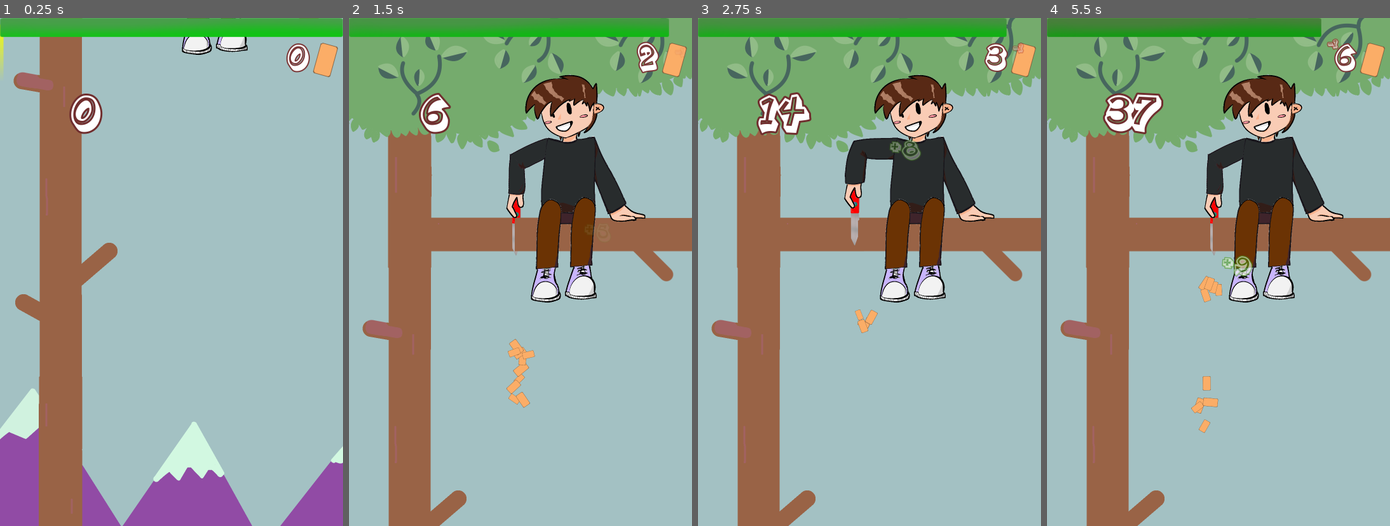
Above: before the commit, frames 1-4 (left to right).
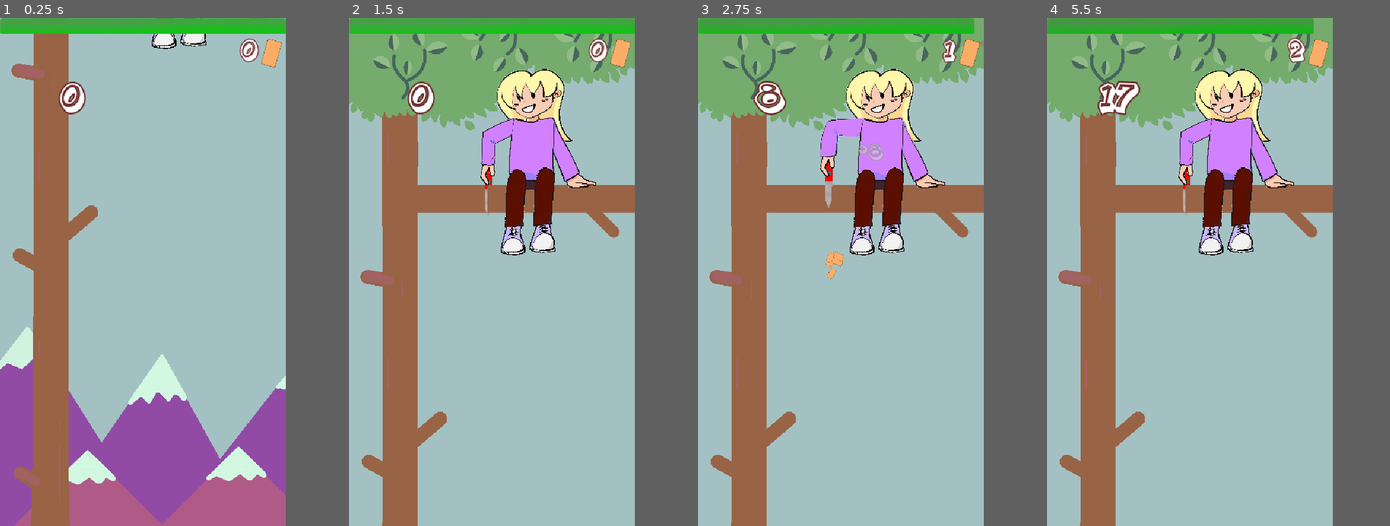
Above: after the commit, the same moments.

Repository: Combativ/SawTheWorld
Game: Godot game, scene res://scenes/main.tscn
Two runs of this game, one before a commit and one after it. Both use one fixed random seed, a clock stepped at 60 frames per second and the inputs below. Sound files missing from this copy of the repository are replaced by a short silence.
Inputs (mouse positions are in pixels of both pictures, inside the frame that each line leads up to):
- Up to frame 1 (0.25 s): no input
- Up to frame 2 (1.5 s): move the mouse to (595, 246) at 0.52 s; hold Right (ui_right) 0.53-1.28 s; move the mouse to (451, 297) at 1.27 s; hold Down (ui_down) from 1.28 s (still down)
- Up to frame 3 (2.75 s): move the mouse to (903, 160) at 2.02 s; release Down (ui_down) at 2.03 s; hold Right (ui_right) from 2.03 s (still down)
- Up to frame 4 (5.5 s): move the mouse to (1201, 373) at 2.77 s; release Right (ui_right) at 2.78 s; hold Up (ui_up) 2.78-3.53 s; move the mouse to (1321, 348) at 3.52 s; hold Left (ui_left) 3.53-5.03 s; move the mouse to (1115, 195) at 4.27 s; move the mouse to (1235, 272) at 5.02 s; hold Down (ui_down) from 5.03 s (still down)
In our replay, the window is 540x800 before the commit and 450x800 after it. These sizes can differ from the game's own. Grey fills any space a smaller window leaves; there, only what the larger window draws over its background counts as a difference.

The runs differ from the first frame. In frame 1, 26% of the frame differs, in the area x 0-100%, y 0-100%; in frame 2, 31%; in frame 3, 31%; in frame 4, 32%.

Commit message:
Update 0.8
The game now saves when closed with "quit" button

It's now compatible with PC again.

Prototype of game scaling for every aspect ratio added.

Diff:
--- /dev/null
+++ b/bpb game jam/2020/Saw The World Android (Project)/Autoload scripts/data.gd
@@ -0,0 +1,30 @@
+extends Node
+
+const FILE_NAME = "user://game-data.json"
+
+#Data that should be saved when app is closed
+var savedData = {
+	"Highscore": 0,
+	"Money": 0,
+	"WeaponLevel": 0,
+	"TreesKilled": 0,
+}
+
+func saveGame():
+	var file = File.new()
+	file.open(FILE_NAME, File.WRITE)
+	file.store_string(to_json(savedData))
+	file.close()
+
+func loadGame():
+	var file = File.new()
+	if file.file_exists(FILE_NAME):
+		file.open(FILE_NAME, File.READ)
+		var data = parse_json(file.get_as_text())
+		file.close()
+		if typeof(data) == TYPE_DICTIONARY:
+			savedData = data
+		else:
+			printerr("Corrupted data!")
+	else:
+		printerr("No saved data!")
--- a/bpb game jam/2020/Saw The World Android (Project)/script/global.gd
+++ b/bpb game jam/2020/Saw The World Android (Project)/Autoload scripts/global.gd
@@ -1,8 +1,5 @@
 extends Node
 
-###FOR ALL GAMES###
-var money = 0
-var Highscore = 0
 
 ##Weapons##
 var Weapons: Array = [
@@ -12,7 +9,6 @@
 			["Kettensaege", 2000, 100],
 			["Unobtainable", pow(9, 9), 9000]
 					]
-var WeaponLevel = 0
 
 
 ##Customizable character##
@@ -67,8 +63,6 @@
 var BranchType = "Standard_Ast"
 var PeopleType = "hut"
 
-#How many trees has the player killed?
-var TreesKilled = 0
 #How thiccc is the branch? (Gets calculated in game node)
 var thickness = 0
 #Store remaining lives in separate variable
@@ -76,4 +70,4 @@
 var lives = 0
 
 func _ready():
-	pass
+	data.loadGame()
--- /dev/null
+++ b/bpb game jam/2020/Saw The World Android (Project)/Autoload scripts/screen.gd
@@ -0,0 +1,47 @@
+extends Node
+
+onready var vp = get_tree().get_root()
+onready var base_size = Vector2(1080, 1920)
+
+
+func _ready():
+        # Use whichever you would like by default
+	#set_fullscreen()
+	set_windowed()
+
+
+func set_fullscreen():
+	var window_size = OS.get_screen_size()
+
+	if OS.get_name() == 'Windows' && window_size == base_size:
+                # Not sure if this works outside of Windows / native resolution.
+                #  - Mac didn't like it, nor smaller resolutions.
+		OS.set_window_fullscreen(true)
+
+	else:
+		var scale = min(window_size.x / base_size.x, window_size.y / base_size.y)
+		var scaled_size = (base_size * scale).round()
+
+		var margins = Vector2(window_size.x - scaled_size.x, window_size.y - scaled_size.y)
+		var screen_rect = Rect2((margins / 2).round(), scaled_size)
+
+		OS.set_borderless_window(true)
+		OS.set_window_position(OS.get_screen_position())
+		OS.set_window_size(Vector2(window_size.x, window_size.y + 1)) # Black magic?
+		vp.set_size(scaled_size) # Not sure this is strictly necessary
+		vp.set_attach_to_screen_rect(screen_rect)
+
+
+func set_windowed():
+	var window_size = OS.get_screen_size()
+        # I set the windowed version to an arbitrary 80% of screen size here
+	var scale = min(window_size.x / base_size.x, window_size.y / base_size.y) * 0.8
+	var scaled_size = (base_size * scale).round()
+
+	var window_x = (window_size.x / 2) - (scaled_size.x / 2)
+	var window_y = (window_size.y / 2) - (scaled_size.y / 2)
+	OS.set_borderless_window(false)
+	OS.set_window_fullscreen(false)
+	OS.set_window_position(Vector2(window_x, window_y))
+	OS.set_window_size(scaled_size)
+	vp.set_size(scaled_size)
--- a/bpb game jam/2020/Saw The World Android (Project)/project.godot
+++ b/bpb game jam/2020/Saw The World Android (Project)/project.godot
@@ -22,7 +22,9 @@
 
 [autoload]
 
-global="*res://script/global.gd"
+global="*res://Autoload scripts/global.gd"
+screen="*res://Autoload scripts/screen.gd"
+data="*res://Autoload scripts/data.gd"
 
 [debug]
 
@@ -34,8 +36,9 @@
 
 window/size/width=1080
 window/size/height=1920
-window/size/resizable=false
 window/handheld/orientation="portrait"
+window/stretch/mode="2d"
+window/stretch/aspect="keep"
 
 [rendering]
 
--- a/bpb game jam/2020/Saw The World Android (Project)/scenes/Area2D.gd
+++ /dev/null
@@ -1,4 +0,0 @@
-extends Area2D
-
-func _ready():
-	pass
--- a/bpb game jam/2020/Saw The World Android (Project)/scenes/Damage.gd
+++ b/bpb game jam/2020/Saw The World Android (Project)/scenes/Damage.gd
@@ -16,7 +16,7 @@
 	position = Vector2(posX, posY)
 
 	#Calculate damage
-	var damage = global.Weapons[global.WeaponLevel][2]
+	var damage = global.Weapons[data.savedData["WeaponLevel"]][2]
 	#Set right text
 	$Label.set_text("-" + str(damage))
 
--- a/bpb game jam/2020/Saw The World Android (Project)/scenes/Highscore.gd
+++ b/bpb game jam/2020/Saw The World Android (Project)/scenes/Highscore.gd
@@ -7,6 +7,6 @@
 
 func _on_TimeBonusLabel_TimeBonusCalculated():
 	CurrentScore = get_parent().get_parent().get_node("HUD/pointLabel").TotalPoints + get_parent().get_node("TimeBonusLabel").TimeBonus
-	if CurrentScore > global.Highscore:
-		global.Highscore = CurrentScore
-	set_text("Highscore: " + str(global.Highscore))
+	if CurrentScore > data.savedData["Highscore"]:
+		data.savedData["Highscore"] = CurrentScore
+	set_text("Highscore: " + str(data.savedData["Highscore"]))
--- a/bpb game jam/2020/Saw The World Android (Project)/scenes/Quit.gd
+++ b/bpb game jam/2020/Saw The World Android (Project)/scenes/Quit.gd
@@ -4,10 +4,11 @@
 
 func _on_Quit_mouse_entered():
 	modulate = Color(0.8, 0.8, 0.8, 1)
-	get_parent().get_node("select").play()
+	get_parent().get_parent().get_node("select").play()
 func _on_Quit_mouse_exited():
 	modulate = color
 
 
 func _on_Quit_pressed():
+	data.saveGame()
 	get_tree().quit()
--- a/bpb game jam/2020/Saw The World Android (Project)/scenes/Restart.gd
+++ b/bpb game jam/2020/Saw The World Android (Project)/scenes/Restart.gd
@@ -4,6 +4,6 @@
 
 func _on_Restart_mouse_entered():
 	modulate = Color(0.8, 0.8, 0.8, 1)
-	get_parent().get_node("select").play()
+	get_parent().get_parent().get_node("select").play()
 func _on_Restart_mouse_exited():
 	modulate = color
--- a/bpb game jam/2020/Saw The World Android (Project)/scenes/Tree.gd
+++ b/bpb game jam/2020/Saw The World Android (Project)/scenes/Tree.gd
@@ -5,7 +5,7 @@
 var TreeAlive = true
 
 #Strength of Weapon
-var strength = global.Weapons[global.WeaponLevel][2]
+var strength = global.Weapons[data.savedData["WeaponLevel"]][2]
 
 func _ready():
 
--- a/bpb game jam/2020/Saw The World Android (Project)/scenes/TreesKilled.gd
+++ b/bpb game jam/2020/Saw The World Android (Project)/scenes/TreesKilled.gd
@@ -1,5 +1,5 @@
 extends Label
 
 func _on_branch_cut():
-	global.TreesKilled += 1
-	set_text("Trees killed: " + str(global.TreesKilled))
+	data.savedData["TreesKilled"] += 1
+	set_text("Trees killed: " + str(data.savedData["TreesKilled"]))
--- a/bpb game jam/2020/Saw The World Android (Project)/scenes/Upgrade.gd
+++ b/bpb game jam/2020/Saw The World Android (Project)/scenes/Upgrade.gd
@@ -6,12 +6,12 @@
 var ButtonStatus = [false, false]  #MouseOver, UpgradeReady
 
 #Get Weapon price from global script
-var WeaponPrice = global.Weapons[global.WeaponLevel + 1][1]
+var WeaponPrice = global.Weapons[data.savedData["WeaponLevel"] + 1][1]
 
 func _process(delta):
 
 	#Set UpgradeReady to true if Money is enough
-	if global.money >= WeaponPrice:
+	if data.savedData["Money"] >= WeaponPrice:
 		ButtonStatus[1] = true
 	else:
 		ButtonStatus[1] = false
@@ -30,7 +30,7 @@
 
 	#Play select sound if Button not disabled
 	if ButtonStatus[1] == true:
-		get_parent().get_node("select").play()
+		get_parent().get_parent().get_node("select").play()
 
 func _on_Upgrade_mouse_exited():
 	#Update ButtonStatus
@@ -43,14 +43,14 @@
 	#Only if UpgradeAvailable
 	if ButtonStatus[1] == true:
 		#Upgrade weapon
-		global.WeaponLevel += 1
+		data.savedData["WeaponLevel"] += 1
 		#subtract money
-		global.money -= WeaponPrice
+		data.savedData["Money"] -= WeaponPrice
 		#Play Upgrade sound
 		$UpgradeSound.play()
 
 		#Update weapon price
-		WeaponPrice = global.Weapons[global.WeaponLevel + 1][1]
+		WeaponPrice = global.Weapons[data.savedData["WeaponLevel"] + 1][1]
 
 		#Only emit signal if Weapon was actually upgraded
 		emit_signal("WeaponUpgraded")
--- a/bpb game jam/2020/Saw The World Android (Project)/scenes/Weapon.gd
+++ b/bpb game jam/2020/Saw The World Android (Project)/scenes/Weapon.gd
@@ -1,7 +1,7 @@
 extends Node2D
 
 func _ready():
-	add_child(global.WeaponScenes[global.WeaponLevel].instance())
+	add_child(global.WeaponScenes[data.savedData["WeaponLevel"]].instance())
 
 
 func _on_branch_slash():
--- a/bpb game jam/2020/Saw The World Android (Project)/scenes/branch.gd
+++ b/bpb game jam/2020/Saw The World Android (Project)/scenes/branch.gd
@@ -30,7 +30,7 @@
 
 
 			#Play sound accordingly to weapon and direction
-			var sound_hin = get_node("WeaponSounds/" + str(global.Weapons[global.WeaponLevel][0]) + "_hin")
+			var sound_hin = get_node("WeaponSounds/" + str(global.Weapons[data.savedData["WeaponLevel"]][0]) + "_hin")
 			#(randomize the pitch for variety)
 			sound_hin.set_pitch_scale(rand_range(0.95, 1.05))
 			sound_hin.play()
@@ -41,7 +41,7 @@
 
 
 			#Play sound accordingly to weapon and direction
-			var sound_zurueck = get_node("WeaponSounds/" + str(global.Weapons[global.WeaponLevel][0]) + "_zurueck")
+			var sound_zurueck = get_node("WeaponSounds/" + str(global.Weapons[data.savedData["WeaponLevel"]][0]) + "_zurueck")
 			#(randomize the pitch for variety)
 			sound_zurueck.set_pitch_scale(rand_range(0.95, 1.05))
 			sound_zurueck.play()
@@ -59,7 +59,7 @@
 	points = round(points)
 	#Multipliziere mit WeaponLevel für Fortschritt
 	#(WeaponLevel + 1 weil es bei erster Waffe 0 ist)
-	points = points * (global.Weapons[global.WeaponLevel][2])
+	points = points * (global.Weapons[data.savedData["WeaponLevel"]][2])
 
 	return points
 
--- a/bpb game jam/2020/Saw The World Android (Project)/scenes/game.tscn
+++ b/bpb game jam/2020/Saw The World Android (Project)/scenes/game.tscn
@@ -13,7 +13,7 @@
 [ext_resource path="res://sprites/branches/Kirsch_Ast.png" type="Texture" id=11]
 [ext_resource path="res://sprites/branches/Eukalyptus_Ast.png" type="Texture" id=12]
 [ext_resource path="res://scenes/branchSprite.gd" type="Script" id=13]
-[ext_resource path="res://scenes/human2.gd" type="Script" id=14]
+[ext_resource path="res://scenes/human.gd" type="Script" id=14]
 [ext_resource path="res://scenes/Weapon.gd" type="Script" id=15]
 [ext_resource path="res://sprites/holz.png" type="Texture" id=16]
 [ext_resource path="res://sounds/Holzbruch2_sound.wav" type="AudioStream" id=17]
@@ -193,7 +193,20 @@
 "_edit_lock_": true
 }
 
+[node name="right side" type="Sprite" parent="Environment"]
+position = Vector2( 1080, 54 )
+z_index = -10
+texture = ExtResource( 2 )
+centered = false
+
+[node name="left side" type="Sprite" parent="Environment"]
+position = Vector2( -1080, -54 )
+z_index = -10
+texture = ExtResource( 2 )
+centered = false
+
 [node name="Tree" type="Node2D" parent="."]
+editor/display_folded = true
 script = ExtResource( 3 )
 
 [node name="trunk" type="AnimatedSprite" parent="Tree"]
@@ -305,19 +318,18 @@
 margin_top = 203.069
 margin_right = 542.952
 margin_bottom = 398.069
-custom_fonts/font = SubResource( 8 )
+custom_fonts/font = SubResource( 6 )
 text = "0"
 align = 1
 valign = 1
 script = ExtResource( 31 )
 
 [node name="sawdustLabel" type="Label" parent="HUD"]
-anchor_right = 1.0
 margin_left = 430.335
 margin_top = 55.0083
-margin_right = -110.665
+margin_right = 969.335
 margin_bottom = 195.008
-custom_fonts/font = SubResource( 9 )
+custom_fonts/font = SubResource( 7 )
 text = "0"
 align = 2
 valign = 1
@@ -344,11 +356,12 @@
 texture = ExtResource( 36 )
 
 [node name="Upgrade" type="Button" parent="Menu/background"]
+editor/display_folded = true
 margin_left = -465.498
 margin_top = 25.8811
 margin_right = 470.502
 margin_bottom = 197.881
-custom_fonts/font = SubResource( 10 )
+custom_fonts/font = SubResource( 8 )
 icon = ExtResource( 37 )
 flat = true
 script = ExtResource( 38 )
@@ -464,15 +477,15 @@
 drag_margin_bottom = 0.0
 script = ExtResource( 46 )
 [connection signal="fall" from="Tree" to="Tree/branch" method="_on_Tree_fall"]
+[connection signal="cut" from="Tree/branch" to="HUD/sawdustLabel" method="_on_branch_cut"]
+[connection signal="cut" from="Tree/branch" to="Menu" method="_on_branch_cut"]
+[connection signal="cut" from="Tree/branch" to="Menu/TreesKilled" method="_on_branch_cut"]
 [connection signal="cut" from="Tree/branch" to="Menu/TimeBonusLabel" method="_on_branch_cut"]
-[connection signal="cut" from="Tree/branch" to="Menu/TreesKilled" method="_on_branch_cut"]
-[connection signal="cut" from="Tree/branch" to="Menu" method="_on_branch_cut"]
-[connection signal="cut" from="Tree/branch" to="HUD/sawdustLabel" method="_on_branch_cut"]
-[connection signal="slash" from="Tree/branch" to="Tree" method="_on_branch_slash"]
-[connection signal="slash" from="Tree/branch" to="HUD" method="_on_branch_slash"]
 [connection signal="slash" from="Tree/branch" to="HUD/pointLabel" method="_on_branch_slash"]
 [connection signal="slash" from="Tree/branch" to="HUD/sawdustLabel" method="_on_branch_slash"]
+[connection signal="slash" from="Tree/branch" to="Tree" method="_on_branch_slash"]
 [connection signal="slash" from="Tree/branch" to="Tree/branch/human/Weapon" method="_on_branch_slash"]
+[connection signal="slash" from="Tree/branch" to="HUD" method="_on_branch_slash"]
 [connection signal="animation_finished" from="Tree/branch/Animation" to="Tree/branch" method="_on_Animation_animation_finished"]
 [connection signal="timeout" from="Tree/branch/human/Weapon/SawdustTimer" to="Tree/branch/human/Weapon" method="_on_SawdustTimer_timeout"]
 [connection signal="mouse_entered" from="Menu/background/Upgrade" to="Menu/background/Upgrade" method="_on_Upgrade_mouse_entered"]
--- a/bpb game jam/2020/Saw The World Android (Project)/scenes/human.gd
+++ b/bpb game jam/2020/Saw The World Android (Project)/scenes/human.gd
@@ -1,15 +1,33 @@
-extends AnimatedSprite
+extends Node2D
+
+func _ready():
+	#Choose a character outfit (from global.gd)
+	#var hairstyle = global.hairstyles[randi() % global.hairstyles.size()]
+	var hairstyle = global.hairstyles[randi() % global.hairstyles.size()]
+	var skintone = global.skintones[randi() % global.skintones.size()]
+	var trousers = global.trousers[randi() % global.trousers.size()]
+	var pullover = global.pullovers[randi() % global.pullovers.size()]
+	var footwear = global.footwear[randi() % global.footwear.size()]
+	global.character = [hairstyle, skintone, trousers, pullover, footwear]
 
 
-func _ready():
-	hide()
-	#Set current animation
-	set_animation(str(global.PeopleType))
-
-
-func _process(delta):
-	#Change according to mouse position
-	if get_parent().get_local_mouse_position().y > 0:
-		set_frame(0)
-	else:
-		set_frame(1)
+	#Hairstyle
+	var hairstyleInstance = global.character[0].instance()
+	hairstyleInstance.set_z_index(4)
+	add_child(hairstyleInstance)
+	#Skintone
+	var skintoneInstance = global.character[1].instance()
+	skintoneInstance.set_z_index(3)
+	add_child(skintoneInstance)
+	#Trousers
+	var trousersInstance = global.character[2].instance()
+	trousersInstance.set_z_index(5)
+	add_child(trousersInstance)
+	#Pullover
+	var pulloverInstance = global.character[3].instance()
+	pulloverInstance.set_z_index(4)
+	add_child(pulloverInstance)
+	#Footwear
+	var footwearInstance = global.character[4].instance()
+	footwearInstance.set_z_index(3)
+	add_child(footwearInstance)
--- a/bpb game jam/2020/Saw The World Android (Project)/scenes/human2.gd
+++ /dev/null
@@ -1,33 +0,0 @@
-extends Node2D
-
-func _ready():
-	#Choose a character outfit (from global.gd)
-	#var hairstyle = global.hairstyles[randi() % global.hairstyles.size()]
-	var hairstyle = global.hairstyles[randi() % global.hairstyles.size()]
-	var skintone = global.skintones[randi() % global.skintones.size()]
-	var trousers = global.trousers[randi() % global.trousers.size()]
-	var pullover = global.pullovers[randi() % global.pullovers.size()]
-	var footwear = global.footwear[randi() % global.footwear.size()]
-	global.character = [hairstyle, skintone, trousers, pullover, footwear]
-
-
-	#Hairstyle
-	var hairstyleInstance = global.character[0].instance()
-	hairstyleInstance.set_z_index(4)
-	add_child(hairstyleInstance)
-	#Skintone
-	var skintoneInstance = global.character[1].instance()
-	skintoneInstance.set_z_index(3)
-	add_child(skintoneInstance)
-	#Trousers
-	var trousersInstance = global.character[2].instance()
-	trousersInstance.set_z_index(5)
-	add_child(trousersInstance)
-	#Pullover
-	var pulloverInstance = global.character[3].instance()
-	pulloverInstance.set_z_index(4)
-	add_child(pulloverInstance)
-	#Footwear
-	var footwearInstance = global.character[4].instance()
-	footwearInstance.set_z_index(3)
-	add_child(footwearInstance)
--- a/bpb game jam/2020/Saw The World Android (Project)/scenes/main.gd
+++ b/bpb game jam/2020/Saw The World Android (Project)/scenes/main.gd
@@ -26,7 +26,7 @@
 
 
 	#Calculate thickness according to Weapon damage and trees killed
-	global.thickness = 20 + (global.TreesKilled * 2) + (global.Weapons[global.WeaponLevel][2] * 10)
+	global.thickness = 20 + (data.savedData["TreesKilled"] * 2) + (global.Weapons[data.savedData["WeaponLevel"]][2] * 10)
 	#How many lives has the branch left?
 	global.lives = global.thickness
 
--- a/bpb game jam/2020/Saw The World Android (Project)/scenes/main.tscn
+++ b/bpb game jam/2020/Saw The World Android (Project)/scenes/main.tscn
@@ -19,7 +19,10 @@
 stream = ExtResource( 3 )
 autoplay = true
 
-[node name="Trail(Cursor)" type="Line2D" parent="."]
+[node name="CanvasLayer" type="CanvasLayer" parent="."]
+layer = 2
+
+[node name="Trail(Cursor)" type="Line2D" parent="CanvasLayer"]
 z_index = 100
 width = 20.0
 gradient = SubResource( 1 )
--- a/bpb game jam/2020/Saw The World Android (Project)/scenes/sawdustLabel.gd
+++ b/bpb game jam/2020/Saw The World Android (Project)/scenes/sawdustLabel.gd
@@ -2,13 +2,13 @@
 
 func _process(delta):
 	#Money shouldn't be 0 at the start of every round
-	set_text(str(global.money))
+	set_text(str(data.savedData["Money"]))
 
 func _on_branch_slash():
-	global.money += global.Weapons[global.WeaponLevel][2]
+	data.savedData["Money"] += global.Weapons[data.savedData["WeaponLevel"]][2]
 
 func _on_branch_cut():
 	#Punkte für Schnelligkeit
 	var timebonus = get_parent().get_parent().get_node("Tree/branch").calculate_time_bonus()
 
-	global.money += round(timebonus / 10)
+	data.savedData["Money"] += round(timebonus / 10)
--- a/bpb game jam/2020/Saw The World Android (Project)/scenes/weapons/weapon.gd
+++ b/bpb game jam/2020/Saw The World Android (Project)/scenes/weapons/weapon.gd
@@ -12,14 +12,3 @@
 		position = up
 	else:
 		position = down
-
-
-	if Input.is_action_pressed("ui_up"):
-		position.y -= 1
-	if Input.is_action_pressed("ui_down"):
-		position.y += 1
-	if Input.is_action_pressed("ui_left"):
-		position.x -= 1
-	if Input.is_action_pressed("ui_right"):
-		position.x += 1
-	print(position)
Not shown: 11 places in bpb game jam/2020/Saw The World Android (Project)/scenes/game.tscn that only renumber resources
